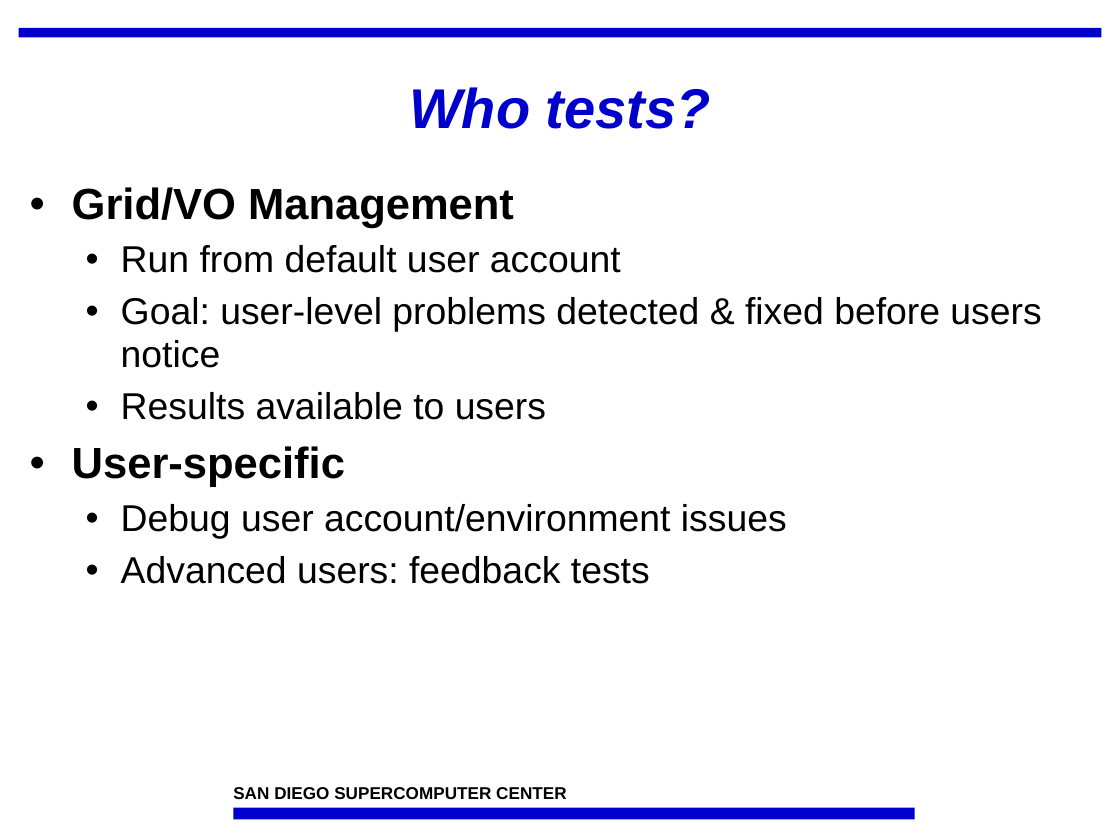
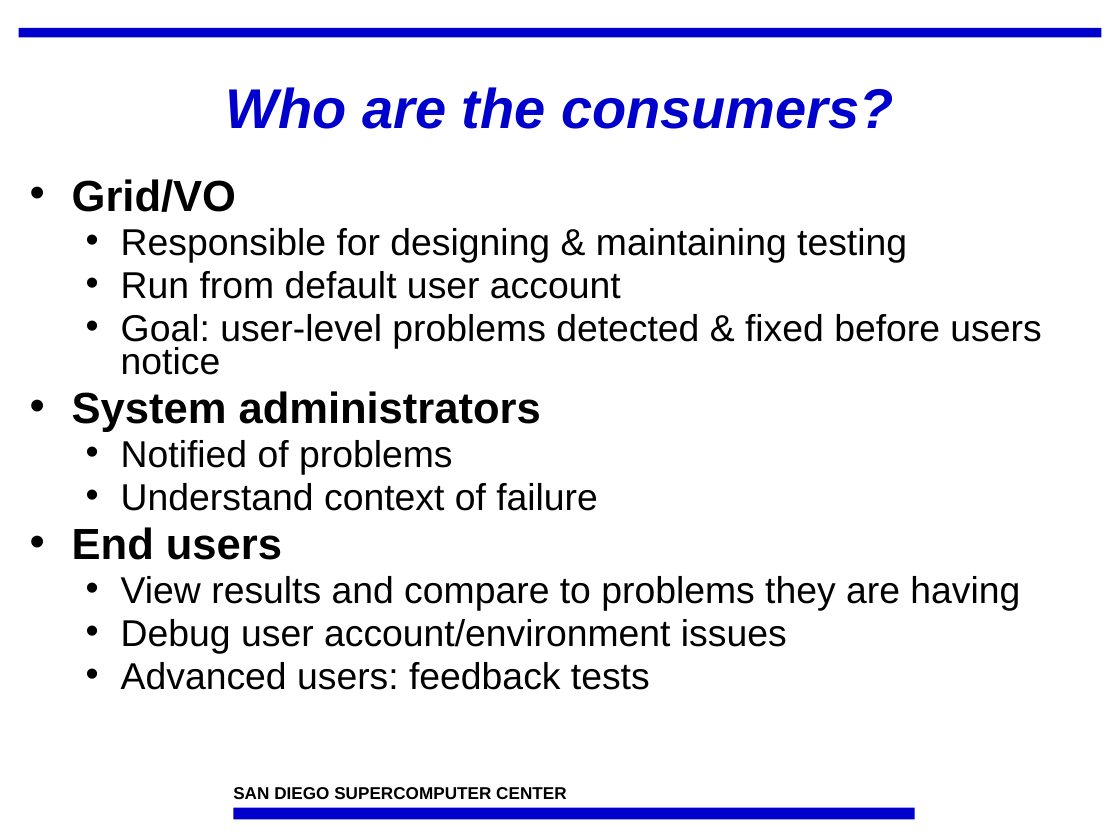
Before and after one commit to IncaProject/inca-xsede, a slide deck: slide 6 of talks/inca_sc05.ppt. Drawn at 1120x840 pixels with LibreOffice and Linux fonts; fonts in the diff are those of the drawing; background and template pictures are left out. Boxes give left, top, right and bottom in pixels: in the first picture for what was removed or moved away, otherwise in the second. Text is boxed around its words. In the diff, an @@ line names an element or a change of style, - is before the commit and + after.

```diff
--- a/talks/inca_sc05.ppt
+++ b/talks/inca_sc05.ppt
@@ title at (x1=225, y1=87, x2=894, y2=129): text changed @@
-Who tests?
+Who are the consumers?
@@ text at (x1=72, y1=179, x2=907, y2=262): text changed; size 28 to 24 pt; bold off @@
-• Grid/VO Management
+• Grid/VO
+  • Responsible for designing & maintaining testing
@@ text at (x1=121, y1=271, x2=1041, y2=690): line spacing 0.95 to 0.75 @@
@@ text at (x1=72, y1=391, x2=1020, y2=611): text changed @@
-  • Results available to users
-• User-specific
+• System administrators
+  • Notified of problems
+  • Understand context of failure
+• End users
+  • View results and compare to problems they are having
```
Also in this commit, not shown: 8 other slides changed, 3 slides added, 2 slides removed.
